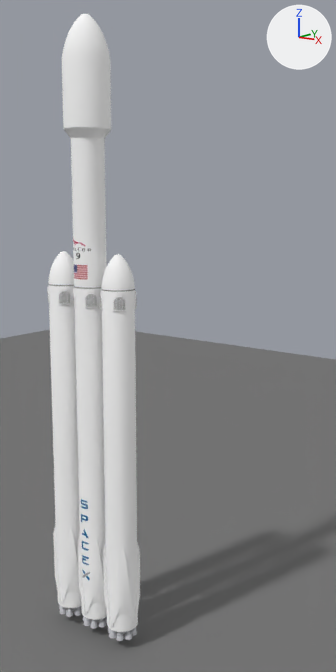
The Blender file models/falcon9v2.blend as it was, and as the next commit left it.
Rendered twice from the file's camera 'Camera'. Arrows for +X, +Y and +Z are at upper right; the lights stay in place.

The older version as bpy lines, for what is in view:
```python
ob_cutout = bpy.data.objects.new('cutout', me_plane)
ob_cutout.location = (0.0, 8.8, 36.3)
ob_cutout.rotation_euler = (1.571, -1.571, 0.0)  # degrees (90, -90, 0)
ob_cutout.scale = (1.0, 0.178, 1.0)
ob_fairing = bpy.data.objects.new('Fairing', me_cylinder_001)
ob_fairing.parent = ob_falcon9
ob_fairing.location = (0.0, 0.0, 35.0)
ob_grid_fin_003 = bpy.data.objects.new('Grid Fin.003', me_cube_002)
ob_grid_fin_003.parent = ob_grid_fins_002
ob_grid_fin_003.location = (0.0, -1.8, 0.0)
ob_leg = bpy.data.objects.new('Leg', me_cone)
ob_leg.parent = ob_legs
ob_leg.location = (0.0, -1.998, 0.0)
ob_leg.rotation_euler = (1.571, 0.0, 0.0)  # degrees (90, 0, 0)
ob_leg_003 = bpy.data.objects.new('Leg.003', me_cone_003)
ob_leg_003.parent = ob_legs_002
ob_leg_003.location = (0.0, -1.998, 0.0)
ob_leg_003.rotation_euler = (1.571, 0.0, 0.0)  # degrees (90, 0, 0)
ob_merlin1d_outer_002 = bpy.data.objects.new('Merlin1D-outer.002', me_circle_003)
ob_merlin1d_outer_002.parent = ob_engines_001
ob_merlin1d_outer_002.location = (1.33, 0.0, 0.0)
ob_merlin1d_outer_003 = bpy.data.objects.new('Merlin1D-outer.003', me_circle_004)
ob_merlin1d_outer_003.parent = ob_engines_002
ob_merlin1d_outer_003.location = (1.33, 0.0, 0.0)
ob_stage1_001 = bpy.data.objects.new('Stage1.001', me_cylinder_004)
ob_stage1_001.parent = ob_falcon9
ob_stage1_001.location = (4.16, 0.0, 35.0)
ob_stage1_002 = bpy.data.objects.new('Stage1.002', me_cylinder_007)
ob_stage1_002.parent = ob_falcon9
ob_stage1_002.location = (-4.16, 0.0, 35.0)
# also in view: 'Interstage' at (0.0, 0.0, 46.2); 'Plane' at (0.0, 0.0, 0.0); 'Stage2' at (0.0, 0.0, 54.1); 'Stage1' at (0.0, 0.0, 22.6); 'Leg.002' at (4.2, 0.0, 8.0)
```
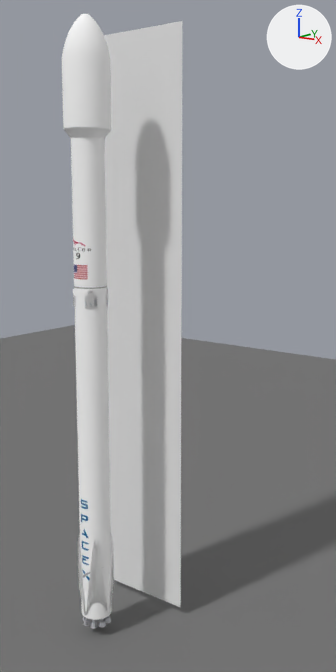
Boxes (x1, y1, x2, y2) around the edits, measured in the pictures (336 x 672 px):
'cutout', shown
    after: (104, 21, 182, 607)
'Stage1.001', hidden
    before: (101, 254, 138, 632)
'Stage1.002', hidden
    before: (48, 251, 81, 608)
'Leg.002', hidden
    before: (103, 542, 140, 627)
'Leg.003', hidden
    before: (53, 525, 81, 603)
'Leg', shown
    after: (86, 534, 114, 613)
'Grid Fin.002', hidden
    before: (100, 291, 137, 311)
'Merlin1D-outer.002', hidden
    before: (108, 627, 137, 641)
'Grid Fin.003', hidden
    before: (47, 286, 71, 304)
'Merlin1D-outer.003', hidden
    before: (59, 605, 82, 617)

Edits to the bpy script that builds the scene:
```text
Change ob_stage1_002:
    add ob_stage1_002.hide_set(True)  # its collection is switched off
Change ob_grid_fin_003:
    add ob_grid_fin_003.hide_set(True)  # its collection is switched off
Change ob_leg_003:
    add ob_leg_003.hide_set(True)  # its collection is switched off
Change ob_merlin1d_outer_003:
    add ob_merlin1d_outer_003.hide_set(True)  # its collection is switched off
Change ob_stage1_001:
    add ob_stage1_001.hide_set(True)  # its collection is switched off
Change ob_merlin1d_outer_002:
    add ob_merlin1d_outer_002.hide_set(True)  # its collection is switched off
Change ob_leg_002:
    add ob_leg_002.hide_set(True)  # its collection is switched off
Change ob_grid_fin_002:
    add ob_grid_fin_002.hide_set(True)  # its collection is switched off
Change ob_leg:
    remove ob_leg.hide_viewport = True
Change ob_cutout:
    remove ob_cutout.hide_viewport = True
```
